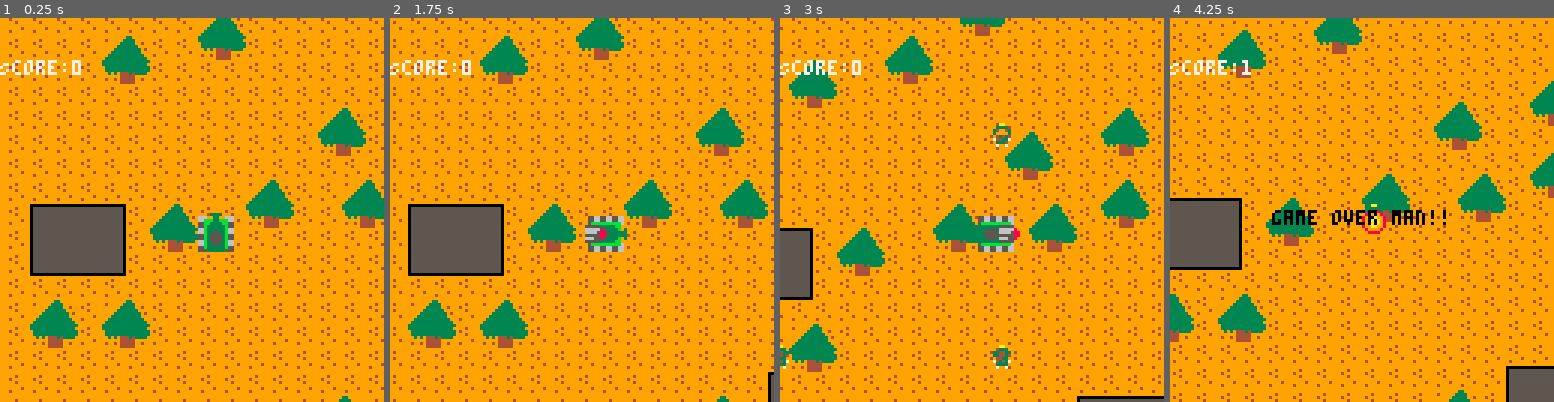
Above: before the commit, frames 1-4 (left to right).
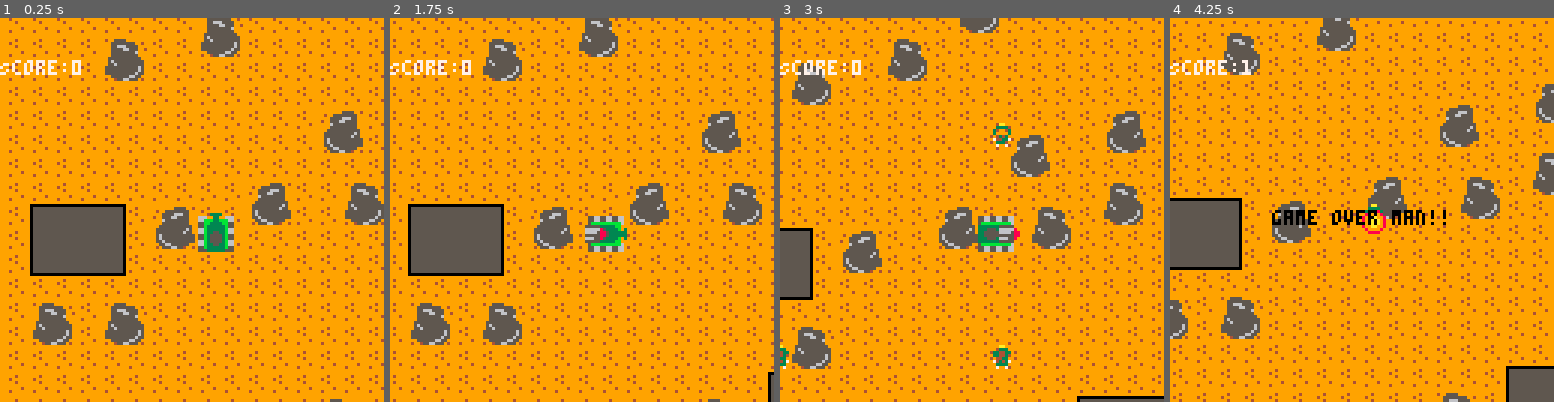
Above: after the commit, the same moments.

Repository: wire8/fly
Game: PICO-8 cartridge tank/tank.p8
The game is run twice, just before and just after one commit, with the same random seed, the same clock (stepped at 60 frames per second) and the same inputs.
Inputs:
- Up to frame 1 (0.25 s): no input
- Up to frame 2 (1.75 s): tap X (X key) at 0.33, 1.07 s; tap O (Z key) at 0.7, 1.7 s; hold Right from 1.6 s (still down)
- Up to frame 3 (3 s): tap X (X key) at 1.85, 2.97 s; release Right at 2.1 s; tap O (Z key) at 2.1, 2.5, 2.9 s; hold Up 2.15-2.42 s; hold Right from 2.47 s (still down)
- Up to frame 4 (4.25 s): release Right at 3.03 s; hold Left 3.08-3.58 s; tap O (Z key) at 3.3, 3.7, 4.1 s; hold Down 3.63-3.97 s; hold Right from 4.02 s (still down); tap X (X key) at 4.08 s

The runs differ from the first frame. In frame 1, 8.3% of the frame differs, in the area x 7-100%, y 0-100%; in frame 2, 8.4%; in frame 3, 9.7%, in the area x 2-97%, y 0-93%; in frame 4, 8.4%.

Commit message:
Feat: New assets

Diff:
--- a/tank/tank.p8
+++ b/tank/tank.p8
@@ -328,36 +328,44 @@
 
 
 
+…(8 lines of a section not shown)…
 __map__
 9090909090909090909090909093949090909090909090909090909090909090909090909090909090909090909090909000000000000000000000000000000000000000000000000000000000000000000000000000000000000000000000000000000000000000000000000000000000000000000000000000000000000000
-90909090909090909090909090a3a49090909394909090909090909394909394909090909090909090909090909394909000000000000000000000000000000000000000000000000000000000000000000000000000000000000000000000000000000000000000000000000000000000000000000000000000000000000000
-909090909090909093949090909090909394a3a490939490909090a3a490a3a490909394909090888282859090a3a4909000000000000000000000000000000000000000000000000000000000000000000000000000000000000000000000000000000000000000000000000000000000000000000000000000000000000000
-9090908882828590a3a4909394909090a3a4909090a3a49093949090909090909090a3a49090908191918490909090939400000000000000000000000000000000000000000000000000000000000000000000000000000000000000000000000000000000000000000000000000000000000000000000000000000000000000
-9090908191918490909090a3a49090909090909090909090a3a4909090909090909090909090908783838690909090a3a400000000000000000000000000000000000000000000000000000000000000000000000000000000000000000000000000000000000000000000000000000000000000000000000000000000000000
-9090908783838690909090909090909093949090909090909090909090939490909394909090909090909090909090909000000000000000000000000000000000000000000000000000000000000000000000000000000000000000000000000000000000000000000000000000000000000000000000000000000000000000
-90909090909090909090909090909090a3a49090909090909090909090a3a49090a3a4909093949090909090909090909000000000000000000000000000000000000000000000000000000000000000000000000000000000000000000000000000000000000000000000000000000000000000000000000000000000000000
+90909090909090909090909090a3a49090909394909090909090909394909596909090909090909090909090909394909000000000000000000000000000000000000000000000000000000000000000000000000000000000000000000000000000000000000000000000000000000000000000000000000000000000000000
+909090909090909093949090909090909394a3a490939490909090a3a490a5a690909394909090888282859090a3a4909000000000000000000000000000000000000000000000000000000000000000000000000000000000000000000000000000000000000000000000000000000000000000000000000000000000000000
+9090908882828590a3a4909596909090a3a4909090a3a49095969090909090909090a3a49090908191918490909090939400000000000000000000000000000000000000000000000000000000000000000000000000000000000000000000000000000000000000000000000000000000000000000000000000000000000000
+9090908191918490909090a5a69090909090909090909090a5a6909090909090909090909090908783838690909090a3a400000000000000000000000000000000000000000000000000000000000000000000000000000000000000000000000000000000000000000000000000000000000000000000000000000000000000
+9090908783838690909090909090909093949090909090909090909090939490909596909090909090909090909090909000000000000000000000000000000000000000000000000000000000000000000000000000000000000000000000000000000000000000000000000000000000000000000000000000000000000000
+90909090909090909090909090909090a3a49090909090909090909090a3a49090a5a6909093949090909090909090909000000000000000000000000000000000000000000000000000000000000000000000000000000000000000000000000000000000000000000000000000000000000000000000000000000000000000
 90909090909090909090909090939490909090909090909090909090909090909090909090a3a49090909090909090939400000000000000000000000000000000000000000000000000000000000000000000000000000000000000000000000000000000000000000000000000000000000000000000000000000000000000
 90909090909090909093949090a3a49090909090909090909090909090909090909090909090909090909090909090a3a400000000000000000000000000000000000000000000000000000000000000000000000000000000000000000000000000000000000000000000000000000000000000000000000000000000000000
 909090909090909090a3a4909090909090909090909090909090909090909090909090909090909090909090939490909000000000000000000000000000000000000000000000000000000000000000000000000000000000000000000000000000000000000000000000000000000000000000000000000000000000000000
-9090909090909090909090909090909090909090909093949090909090909090909090909090909090909090a3a490939400000000000000000000000000000000000000000000000000000000000000000000000000000000000000000000000000000000000000000000000000000000000000000000000000000000000000
-90909090909090909090909090909090909093949090a3a49090909090909090909090909090909090909090909090a3a400000000000000000000000000000000000000000000000000000000000000000000000000000000000000000000000000000000000000000000000000000000000000000000000000000000000000
-909090909090909090909090909090909090a3a4909090909090909090909090909090909090909090909090909090909000000000000000000000000000000000000000000000000000000000000000000000000000000000000000000000000000000000000000000000000000000000000000000000000000000000000000
-9090909090909090909090909090909090909090909093949093949090909090909090909090909090909090939490939400000000000000000000000000000000000000000000000000000000000000000000000000000000000000000000000000000000000000000000000000000000000000000000000000000000000000
-90909090909090909090909090909093949090939490a3a490a3a49090909090909090909090909090909090a3a490a3a400000000000000000000000000000000000000000000000000000000000000000000000000000000000000000000000000000000000000000000000000000000000000000000000000000000000000
-909090909090888282859093949090a3a49090a3a49090909090909090909090909090909090909090909090909090909000000000000000000000000000000000000000000000000000000000000000000000000000000000000000000000000000000000000000000000000000000000000000000000000000000000000000
-9090909090908191918490a3a490909090909090909090909090909090909090909090909090909090909090909093949000000000000000000000000000000000000000000000000000000000000000000000000000000000000000000000000000000000000000000000000000000000000000000000000000000000000000
-90909090909087838386909090909090909090909090909090909090909090909090909090909090909090909090a3a49000000000000000000000000000000000000000000000000000000000000000000000000000000000000000000000000000000000000000000000000000000000000000000000000000000000000000
-9090909090909090909090909090909090909090909090909090909090909090909090909090909090909090939490909000000000000000000000000000000000000000000000000000000000000000000000000000000000000000000000000000000000000000000000000000000000000000000000000000000000000000
-9090909090909394909394909090909090909090909090909090909090909090909090909090909090909090a3a490909000000000000000000000000000000000000000000000000000000000000000000000000000000000000000000000000000000000000000000000000000000000000000000000000000000000000000
-909090909090a3a490a3a4909090909090909090909090909090909394909093949090909090909090909090909090909000000000000000000000000000000000000000000000000000000000000000000000000000000000000000000000000000000000000000000000000000000000000000000000000000000000000000
-909090909090909090909090909090909090909090909090909090a3a49090a3a49090909090909088828285909093949000000000000000000000000000000000000000000000000000000000000000000000000000000000000000000000000000000000000000000000000000000000000000000000000000000000000000
+9090909090909090909090909090909090909090909095969090909090909090909090909798909090909090a3a490939400000000000000000000000000000000000000000000000000000000000000000000000000000000000000000000000000000000000000000000000000000000000000000000000000000000000000
+90909090909090909090909090909090909095969090a5a6909090909090909090909090a7a8909090909090909090a3a400000000000000000000000000000000000000000000000000000000000000000000000000000000000000000000000000000000000000000000000000000000000000000000000000000000000000
+909090909090909090909090909090909090a5a6909090909090909090909090979890909090909097989090909090909000000000000000000000000000000000000000000000000000000000000000000000000000000000000000000000000000000000000000000000000000000000000000000000000000000000000000
+9090909090909090909090909090909090909090909093949095969090909090a7a8909090909090a7a89090939490939400000000000000000000000000000000000000000000000000000000000000000000000000000000000000000000000000000000000000000000000000000000000000000000000000000000000000
+90909090909090909090909090909095969090939490a3a490a5a69090909090909090909090909090909090a3a490a3a400000000000000000000000000000000000000000000000000000000000000000000000000000000000000000000000000000000000000000000000000000000000000000000000000000000000000
+909090909090888282859095969090a5a69090a3a49090909090909090909090909090909090909090909090909090909000000000000000000000000000000000000000000000000000000000000000000000000000000000000000000000000000000000000000000000000000000000000000000000000000000000000000
+9090909090908191918490a5a690909090909090909090909090909090909090909090909090909097989090909095969000000000000000000000000000000000000000000000000000000000000000000000000000000000000000000000000000000000000000000000000000000000000000000000000000000000000000
+90909090909087838386909090909090909090909090909090909090909090909097989090909090a7a890909090a5a69000000000000000000000000000000000000000000000000000000000000000000000000000000000000000000000000000000000000000000000000000000000000000000000000000000000000000
+909090909090909090909090909090909090909090909090909090909090909090a7a8909090909090909090959690909000000000000000000000000000000000000000000000000000000000000000000000000000000000000000000000000000000000000000000000000000000000000000000000000000000000000000
+9090909090909394909394909090909090909090909090909090909090909090909090909798909090909090a5a690909000000000000000000000000000000000000000000000000000000000000000000000000000000000000000000000000000000000000000000000000000000000000000000000000000000000000000
+909090909090a3a490a3a490909090909090909090909090909090939490909596909090a7a8909090909090909090909000000000000000000000000000000000000000000000000000000000000000000000000000000000000000000000000000000000000000000000000000000000000000000000000000000000000000
+909090909090909090909090909090909090909090909090909090a3a49090a5a69090909090909088828285909093949000000000000000000000000000000000000000000000000000000000000000000000000000000000000000000000000000000000000000000000000000000000000000000000000000000000000000
 90909090909090909090909090909090909090909088828285909090909090909090909090909090819191849090a3a49000000000000000000000000000000000000000000000000000000000000000000000000000000000000000000000000000000000000000000000000000000000000000000000000000000000000000
-9394909090909090909090909090909090909394908191918490909394909093949093949090909087838386909090909000000000000000000000000000000000000000000000000000000000000000000000000000000000000000000000000000000000000000000000000000000000000000000000000000000000000000
-a3a490909090909090909090909093949090a3a490878383869090a3a49090a3a490a3a49090909090909394909394909000000000000000000000000000000000000000000000000000000000000000000000000000000000000000000000000000000000000000000000000000000000000000000000000000000000000000
-9093949090909090909090939490a3a49090909090909090909090909090909090909090909093949090a3a490a3a4909000000000000000000000000000000000000000000000000000000000000000000000000000000000000000000000000000000000000000000000000000000000000000000000000000000000000000
-90a3a49093949090909090a3a490909090939490909090909394909394909090909394909090a3a490939490909090909000000000000000000000000000000000000000000000000000000000000000000000000000000000000000000000000000000000000000000000000000000000000000000000000000000000000000
-90909090a3a49093949090909090939490a3a49093949090a3a490a3a490909090a3a4909394909090a3a493949090909000000000000000000000000000000000000000000000000000000000000000000000000000000000000000000000000000000000000000000000000000000000000000000000000000000000000000
-90909090909090a3a49090909090a3a490909090a3a49090909090909090909090909090a3a49090909394a3a49090909000000000000000000000000000000000000000000000000000000000000000000000000000000000000000000000000000000000000000000000000000000000000000000000000000000000000000
+9394909090909090909090909090909090909394908191918490909394909095969093949090909087838386909090909000000000000000000000000000000000000000000000000000000000000000000000000000000000000000000000000000000000000000000000000000000000000000000000000000000000000000
+a3a490909090909090909090909095969090a3a490878383869090a3a49090a5a690a3a49090909090909394909394909000000000000000000000000000000000000000000000000000000000000000000000000000000000000000000000000000000000000000000000000000000000000000000000000000000000000000
+9093949090909090909090939490a5a69090909090909090909090909090909090909090909095969090a3a490a3a4909000000000000000000000000000000000000000000000000000000000000000000000000000000000000000000000000000000000000000000000000000000000000000000000000000000000000000
+90a3a49095969090909090a3a490909090939490909090909394909596909090909394909090a5a690939490909090909000000000000000000000000000000000000000000000000000000000000000000000000000000000000000000000000000000000000000000000000000000000000000000000000000000000000000
+90909090a5a69095969090909090939490a3a49095969090a3a490a5a690909090a3a4909394909090a3a493949090909000000000000000000000000000000000000000000000000000000000000000000000000000000000000000000000000000000000000000000000000000000000000000000000000000000000000000
+90909090909090a5a69090909090a3a490909090a5a69090909090909090909090909090a3a49090909394a3a49090909000000000000000000000000000000000000000000000000000000000000000000000000000000000000000000000000000000000000000000000000000000000000000000000000000000000000000
 0000000000000000000000000000000000000000000000000000000000000000000000000000000000a3a400000000000000000000000000000000000000000000000000000000000000000000000000000000000000000000000000000000000000000000000000000000000000000000000000000000000000000000000000
 
 
Not shown, changed: 35 lines of the sprite sheet (__gfx__) section of tank/tank.p8
